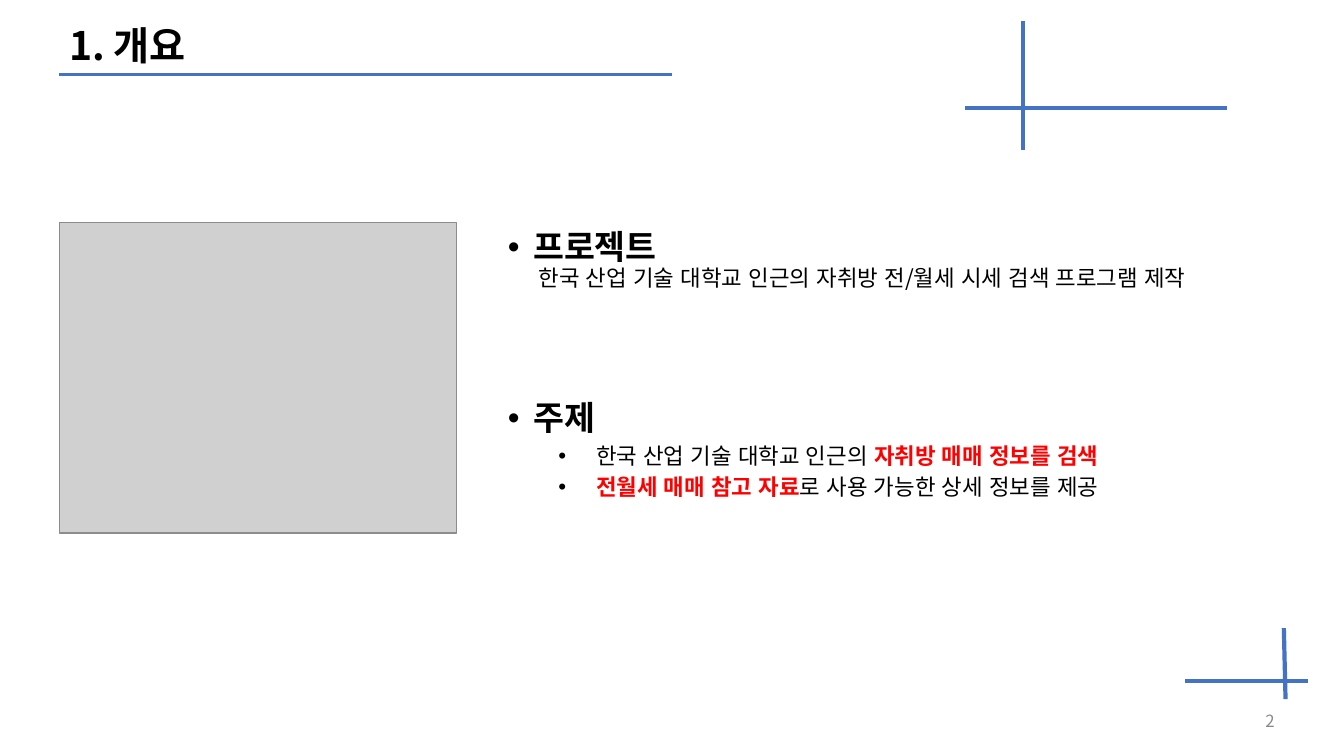
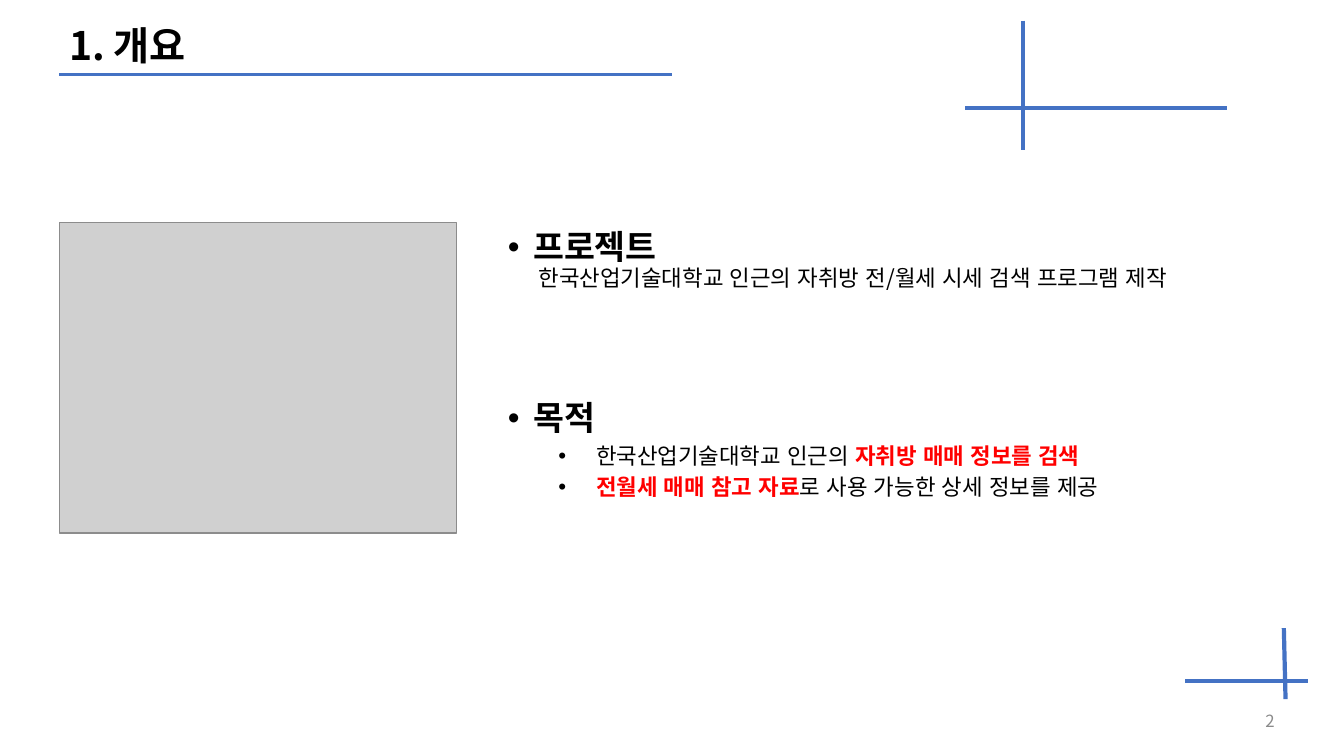
Before and after one commit to Oongim/2019Script-Language, a slide deck: slide 2 of 기획 발표.pptx. Drawn at 1344x756 pixels with LibreOffice and Linux fonts; fonts in the diff are those of the drawing; grey boxes stand for pictures. Boxes give left, top, right and bottom in pixels: in the first picture for what was removed or moved away, otherwise in the second. Text is boxed around its words. In the diff, an @@ line names an element or a change of style, - is before the commit and + after.

```diff
--- a/기획 발표.pptx
+++ b/기획 발표.pptx
@@ text at (533, 231, 1167, 466): text changed @@
-• 프로젝트
-  한국 산업 기술 대학교 인근의 자취방 전/월세 시세 검색 프로그램 제작
-• 주제
-  • 한국 산업 기술 대학교 인근의 자취방 매매 정보를 검색
+• 프로젝트
+  한국산업기술대학교 인근의 자취방 전/월세 시세 검색 프로그램 제작
+• 목적
+  • 한국산업기술대학교 인근의 자취방 매매 정보를 검색
```
Also in this commit, not shown: 1 other file.
